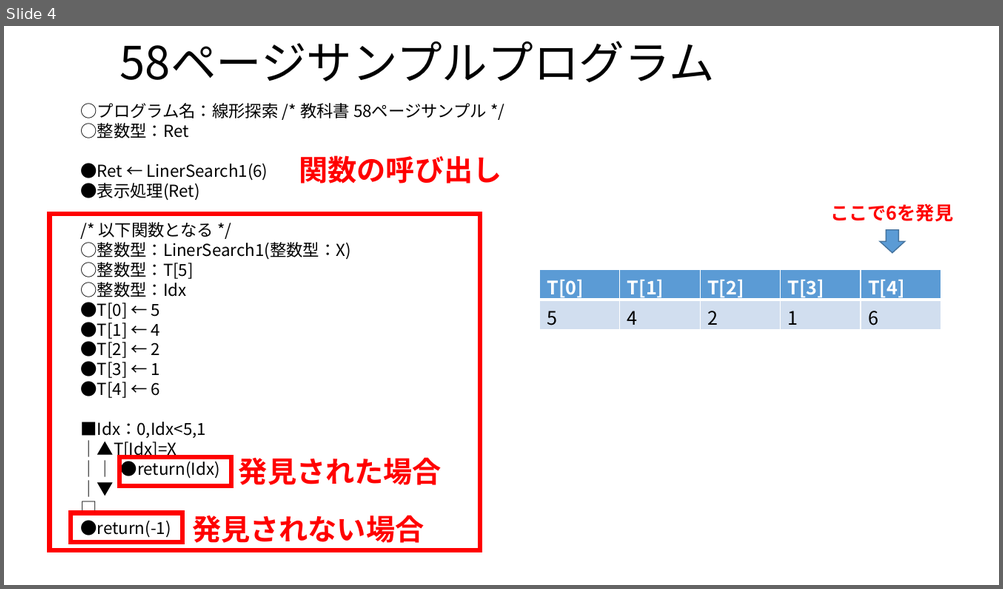
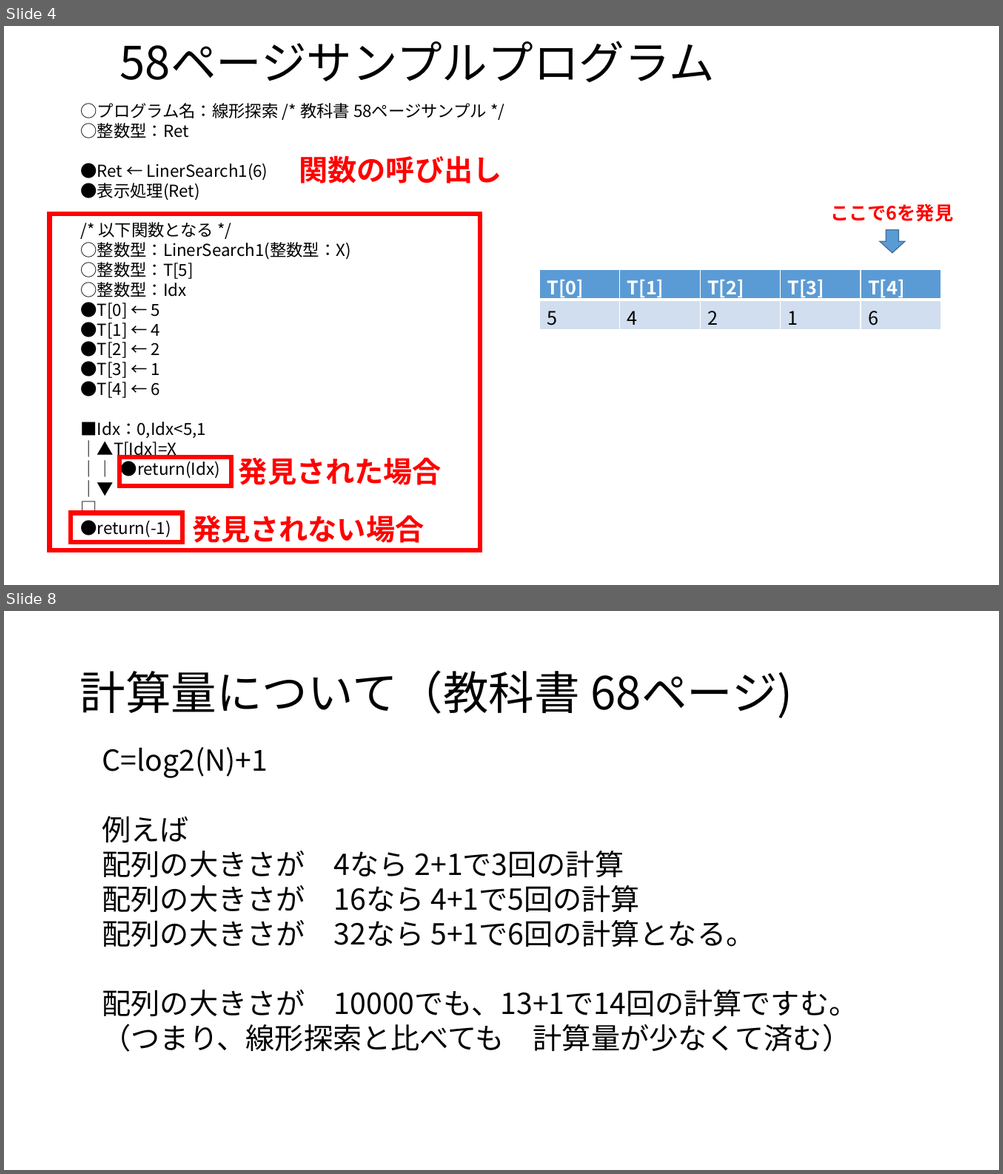
Before and after one commit to masakage/algorithm, a slide deck: docs/第10回探索アルゴリズム.pptx. Shown one above the other, each under a label of ours: slide 4 before the commit, slides 4 and 8 after it; the slides between them are not shown. The pictures are 1003x589 and 1003x1174 pixels, drawn with LibreOffice and Linux fonts; fonts in the diff are those of the drawing. Boxes give left, top, right and bottom in pixels: in the first picture for what was removed or moved away, otherwise in the second. Text is boxed around its words. In the diff, an @@ line names an element or a change of style, - is before the commit and + after.

```diff
--- a/docs/第10回探索アルゴリズム.pptx
+++ b/docs/第10回探索アルゴリズム.pptx
@@ slide 8 added at [4,611,999,1170], background #FFFFFF @@
@@ title added at [79,670,793,718], 44 pt, text #000000 @@
+計算量について（教科書 68ページ)
@@ text added at [102,747,858,1052], 28 pt, text #000000 @@
+C=log2(N)+1
+例えば
+配列の大きさが 4なら 2+1で3回の計算
+配列の大きさが 16なら 4+1で5回の計算
+配列の大きさが 32なら 5+1で6回の計算となる。
+配列の大きさが 10000でも、13+1で14回の計算ですむ。
+（つまり、線形探索と比べても 計算量が少なくて済む）
```
Also in this commit, not shown: 1 slide changed, 4 other slides added, 2 other files.
